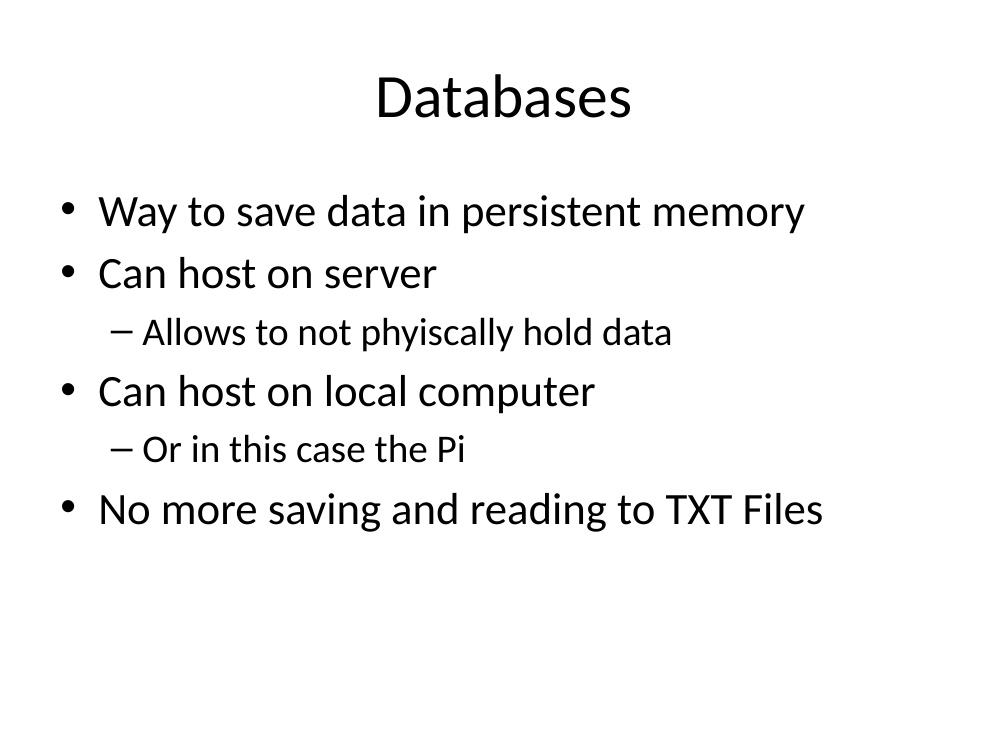
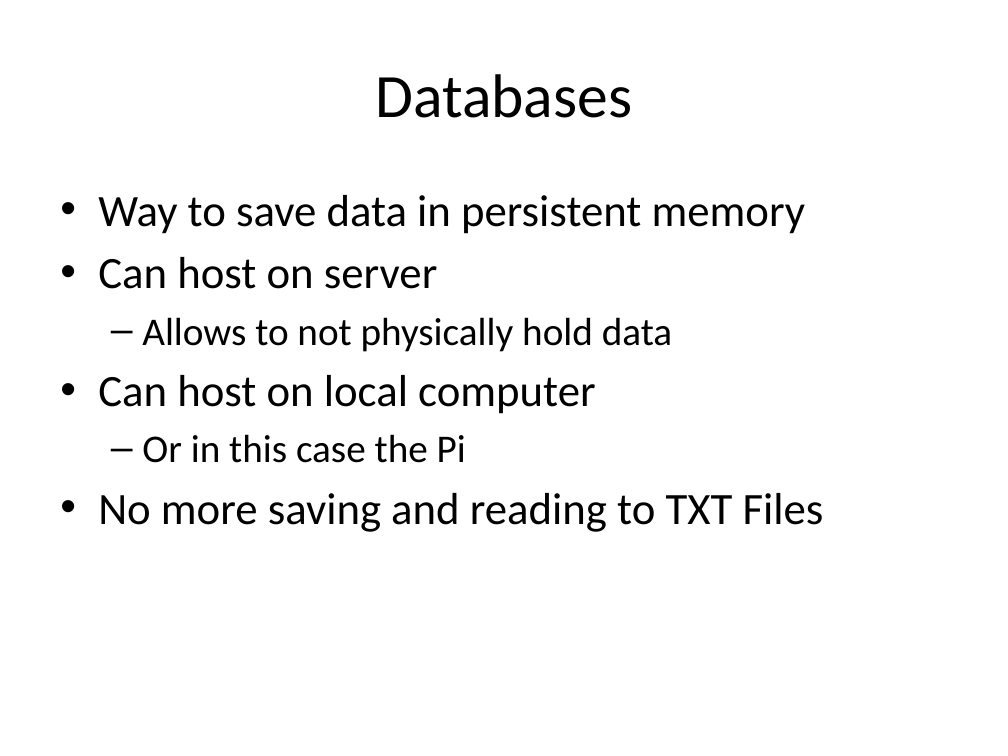
Before and after one commit to sjfricke/IEEE-Mini-Projects-UW-Madison, a slide deck: slide 2 of Tutorial/PowerPoint Versions/MongoDB and Databases.pptx. Drawn at 1008x756 pixels with LibreOffice and Linux fonts; fonts in the diff are those of the drawing. Boxes give left, top, right and bottom in pixels: in the first picture for what was removed or moved away, otherwise in the second. Text is boxed around its words. In the diff, an @@ line names an element or a change of style, - is before the commit and + after.

```diff
--- a/Tutorial/PowerPoint Versions/MongoDB and Databases.pptx
+++ b/Tutorial/PowerPoint Versions/MongoDB and Databases.pptx
@@ text at bbox=[142, 317, 672, 352]: text changed @@
-  – Allows to not phyiscally hold data
+  – Allows to not physically hold data
```
Also in this commit, not shown: 3 other slides changed, 1 other file.
